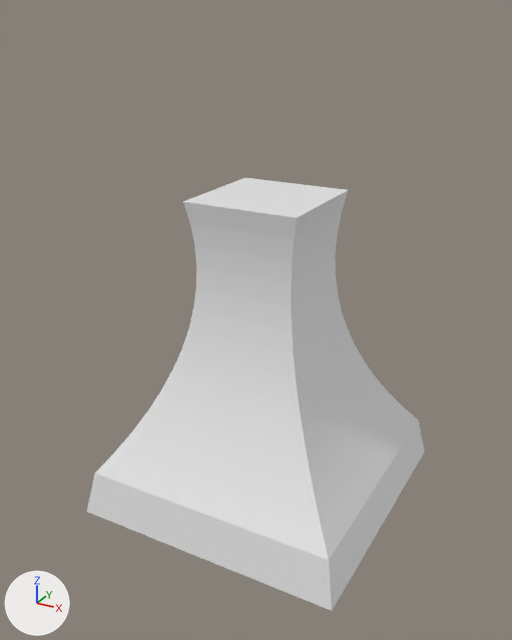
One commit to the Blender file Blenderdateien/Anvil.blend: the scene before it, then after it.
One viewpoint serves both versions: a 50 mm camera at (2.2, -4.18, 3.47) aimed at (-0.22, 0.23, 1.27). Lighting does not change. The marker at lower left points along +X, +Y and +Z.
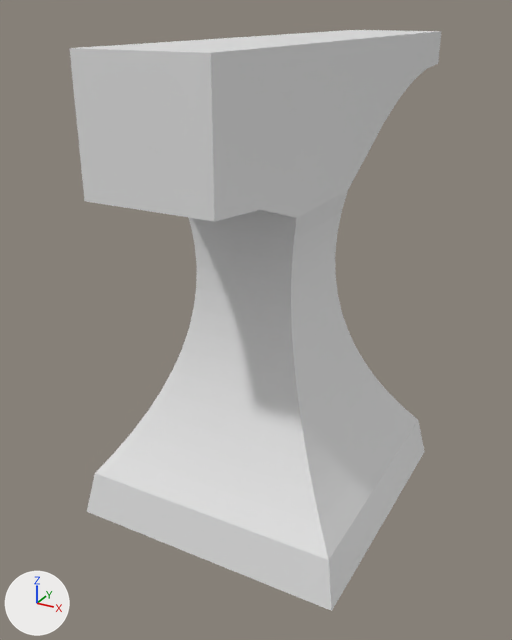
Location of each change, (x1, y1, x2, y2) in pixels of the pictures (512 x 640 px):
```json
{"object": "Plane", "change": "reshaped", "before": [87, 178, 425, 611], "after": [70, 30, 441, 611], "on screen": "10% wider, 34% taller"}
{"part": 1, "of": "me_plane", "change": "built on", "before": [183, 178, 347, 218], "after": [70, 30, 441, 222]}
```

The change, as JSON lines over the scene's bpy script:
```json
{"block": "me_plane", "where": "# used by ob_plane; location = (0.0, 0.0, 0.0)"}
{"op": "remove", "block": "me_plane", "code": "me_plane.from_pydata(...)  # 68 vertices, 66 faces; spans x -1.0..1.0, y -1.0..1.0, z 0.0..2.32"}
{"op": "add", "block": "me_plane", "code": "me_plane.from_pydata(...)  # 120 vertices, 118 faces; spans x -1.0..1.0, y -1.33..2.41, z 0.0..3.29"}
{"block": "me_plane", "change": "me_plane part 1"}
{"block": "me_plane", "change": "1 face is deleted"}
{"block": "me_plane", "change": "36 vertices are added at x -0.41..0.41, y -1.33..2.41, z 2.32..3.29"}
{"block": "me_plane", "change": "16 new vertices lie (0.82, 0.0, 0.0) away from vertices in x -0.41, y -1.33..2.41, z 2.47..3.29"}
{"block": "me_plane", "change": "53 new faces join them"}
```
